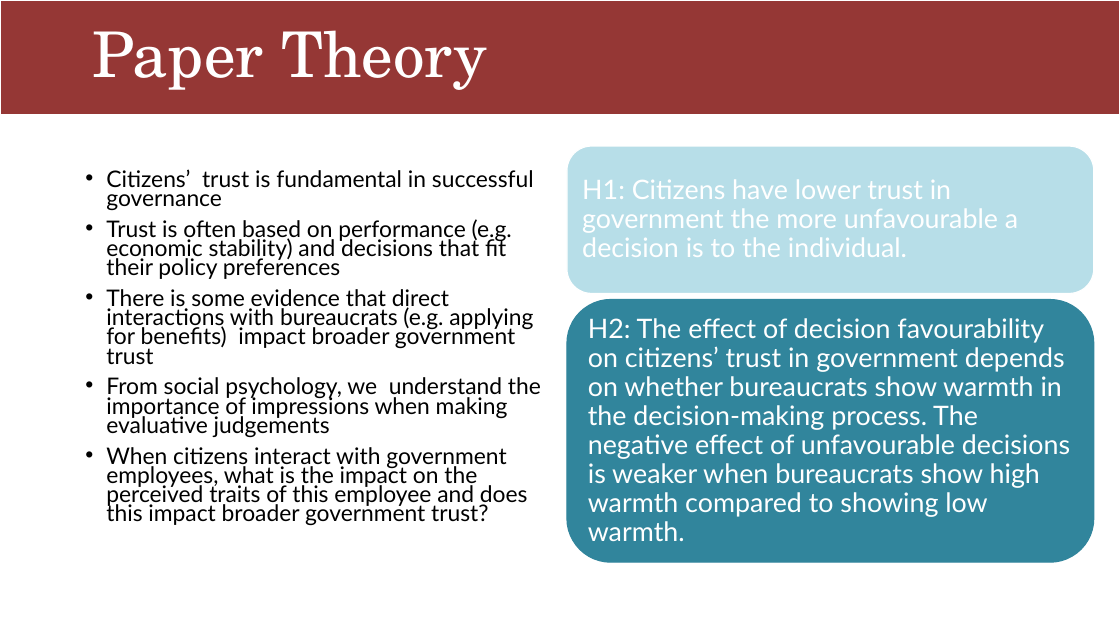
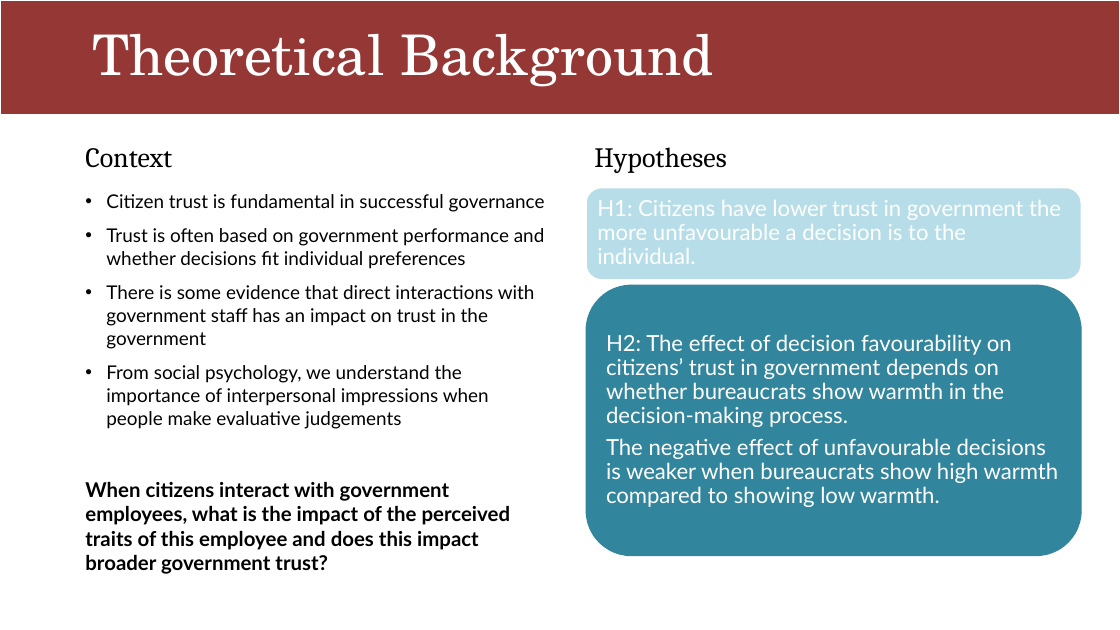
Before and after one commit to beattie1-oss/StatsII_2026, a slide deck: slide 3 of replication/my_answers/Can Warm Behavior Mitigate the Negative Effect.pptx. Drawn at 1120x630 pixels with LibreOffice and Linux fonts; fonts in the diff are those of the drawing. Boxes give left, top, right and bottom in pixels: in the first picture for what was removed or moved away, otherwise in the second. Text is boxed around its words. In the diff, an @@ line names an element or a change of style, - is before the commit and + after.

```diff
--- a/replication/my_answers/Can Warm Behavior Mitigate the Negative Effect.pptx
+++ b/replication/my_answers/Can Warm Behavior Mitigate the Negative Effect.pptx
@@ title at (x1=92, y1=33, x2=714, y2=87): text changed; size 54 to 48 pt @@
-Paper Theory
+Theoretical Background
@@ text added at (x1=85, y1=148, x2=172, y2=168), 24 pt, text #000000 @@
+Context
@@ text added at (x1=594, y1=147, x2=726, y2=173), 24 pt, text #000000 @@
+Hypotheses
@@ text at (x1=85, y1=194, x2=545, y2=574): text changed; size 19.6 to 16.2 pt @@
-• Citizens’ trust is fundamental in successful governance
-• Trust is often based on performance (e.g. economic stability) and decisions that fit their policy preferences
-• There is some evidence that direct interactions with bureaucrats (e.g. applying for benefits) impact broader government trust
-• From social psychology, we understand the importance of impressions when making evaluative judgements
-• When citizens interact with government employees, what is the impact on the perceived traits of this employee and does this impact broader government trust?
+• Citizen trust is fundamental in successful governance
+• Trust is often based on government performance and whether decisions fit individual preferences
+• There is some evidence that direct interactions with government staff has an impact on trust in the government
+• From social psychology, we understand the importance of interpersonal impressions when people make evaluative judgements
+When citizens interact with government employees, what is the impact of the perceived traits of this employee and does this impact broader government trust?
@@ rounded rectangle resized from (x1=567, y1=146, x2=1094, y2=293) to (x1=586, y1=188, x2=1081, y2=280) @@
@@ text "H1: Citizens have lower trust ..." moved from (x1=582, y1=179, x2=1018, y2=257) to (x1=597, y1=200, x2=1061, y2=264) @@
@@ text "H1: Citizens have lower trust ..." at (x1=597, y1=200, x2=1061, y2=264): size 23 to 19 pt; less space between paragraphs @@
@@ rounded rectangle resized from (x1=567, y1=300, x2=1094, y2=563) to (x1=586, y1=286, x2=1081, y2=556) @@
@@ text at (x1=606, y1=334, x2=1059, y2=507): text changed; size 23 to 19 pt @@
-H2: The effect of decision favourability on citizens’ trust in government depends on whether bureaucrats show warmth in the decision-making process. The negative effect of unfavourable decisions is weaker when bureaucrats show high warmth compared to showing low warmth.
+H2: The effect of decision favourability on citizens’ trust in government depends on whether bureaucrats show warmth in the decision-making process.
+The negative effect of unfavourable decisions is weaker when bureaucrats show high warmth compared to showing low warmth.
```
Also in this commit, not shown: 11 other slides changed, 1 slide added, 10 other files.
